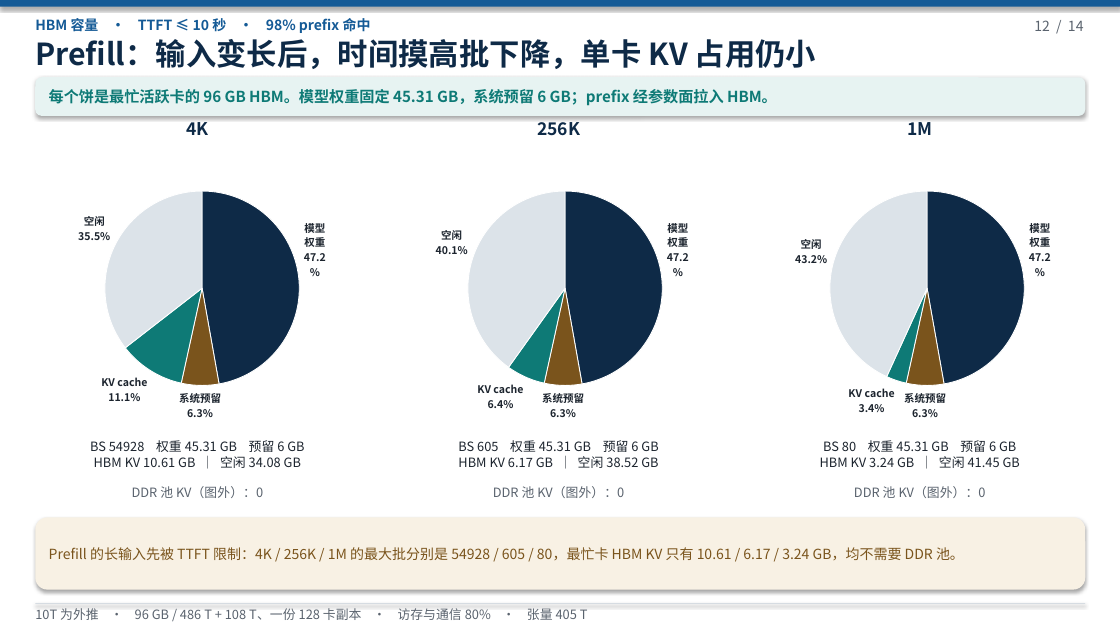
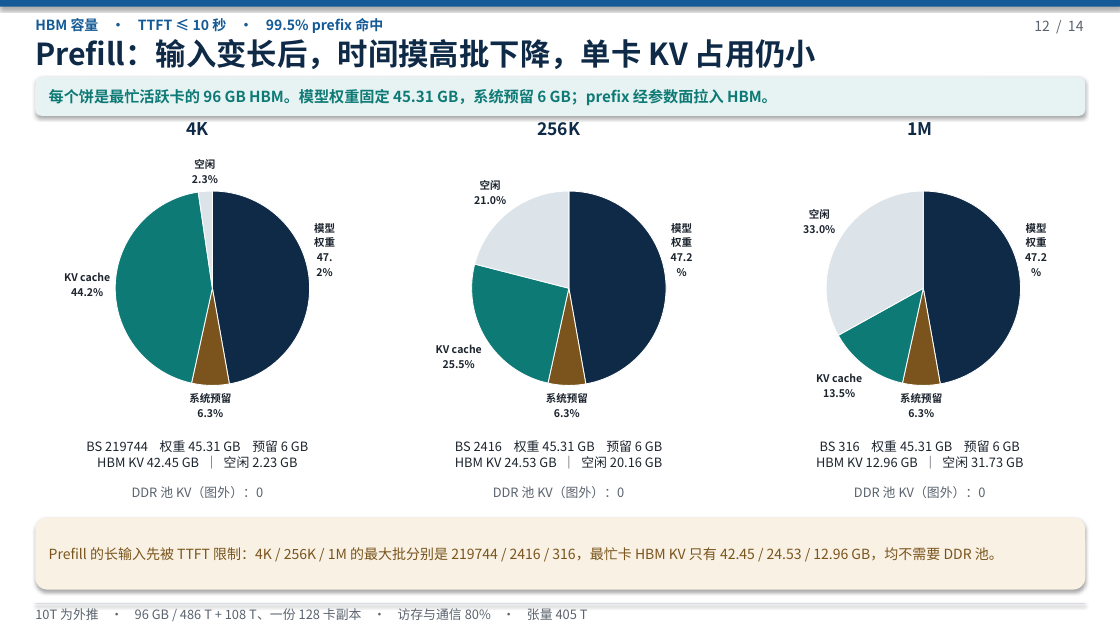
Before and after one commit to 69515164-rgb/UCL-MPComm, a slide deck: slide 12 of docs/deepseek-96g-slo.pptx. Drawn at 1120x630 pixels with LibreOffice and Linux fonts; fonts in the diff are those of the drawing. Boxes give left, top, right and bottom in pixels: in the first picture for what was removed or moved away, otherwise in the second. Text is boxed around its words. In the diff, an @@ line names an element or a change of style, - is before the commit and + after.

```diff
--- a/docs/deepseek-96g-slo.pptx
+++ b/docs/deepseek-96g-slo.pptx
@@ text at (35,17,383,35): text changed @@
-HBM 容量 · TTFT ≤ 10 秒 · 98% prefix 命中
+HBM 容量 · TTFT ≤ 10 秒 · 99.5% prefix 命中
@@ pie chart at (35,145,360,432) @@
@@ Series 1, KV cache: 11.1 to 44.2 @@
@@ Series 1, 空闲: 35.5 to 2.3 @@
@@ pie chart at (397,145,721,432) @@
@@ Series 1, KV cache: 6.4 to 25.5 @@
@@ Series 1, 空闲: 40.1 to 21 @@
@@ pie chart at (758,145,1082,432) @@
@@ Series 1, KV cache: 3.4 to 13.5 @@
@@ Series 1, 空闲: 43.2 to 33 @@
@@ text at (86,440,308,468): text changed @@
-BS 54928 权重 45.31 GB 预留 6 GB
-HBM KV 10.61 GB ｜ 空闲 34.08 GB
+BS 219744 权重 45.31 GB 预留 6 GB
+HBM KV 42.45 GB ｜ 空闲 2.23 GB
@@ text at (455,440,662,468): text changed @@
-BS 605 权重 45.31 GB 预留 6 GB
-HBM KV 6.17 GB ｜ 空闲 38.52 GB
+BS 2416 权重 45.31 GB 预留 6 GB
+HBM KV 24.53 GB ｜ 空闲 20.16 GB
@@ text at (816,440,1023,468): text changed @@
-BS 80 权重 45.31 GB 预留 6 GB
-HBM KV 3.24 GB ｜ 空闲 41.45 GB
+BS 316 权重 45.31 GB 预留 6 GB
+HBM KV 12.96 GB ｜ 空闲 31.73 GB
@@ text at (49,547,1003,561): text changed @@
-Prefill 的长输入先被 TTFT 限制：4K / 256K / 1M 的最大批分别是 54928 / 605 / 80，最忙卡 HBM KV 只有 10.61 / 6.17 / 3.24 GB，均不需要 DDR 池。
+Prefill 的长输入先被 TTFT 限制：4K / 256K / 1M 的最大批分别是 219744 / 2416 / 316，最忙卡 HBM KV 只有 42.45 / 24.53 / 12.96 GB，均不需要 DDR 池。
```
Also in this commit, not shown: 5 other slides changed, 2 other files.
